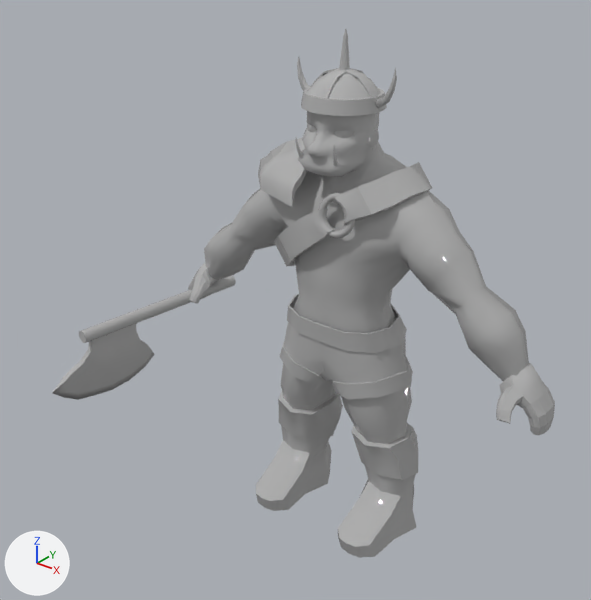
Before and after pictures for a commit that changed the FBX model 졸업 작품 모델링/작업/애니메이션 작업/오크 전사 걷기.fbx.
Before and after are seen from a camera (50 mm lens) standing at (0.0622, -0.0895, 0.0893) and looking at (-0.0017, -0.0095, 0.0397). The axes (+X, +Y, +Z) are drawn at lower left. The lights are the same throughout. Where no turn or scale is listed for an object, it has been applied to the vertices. Vertices at the same position are counted once.
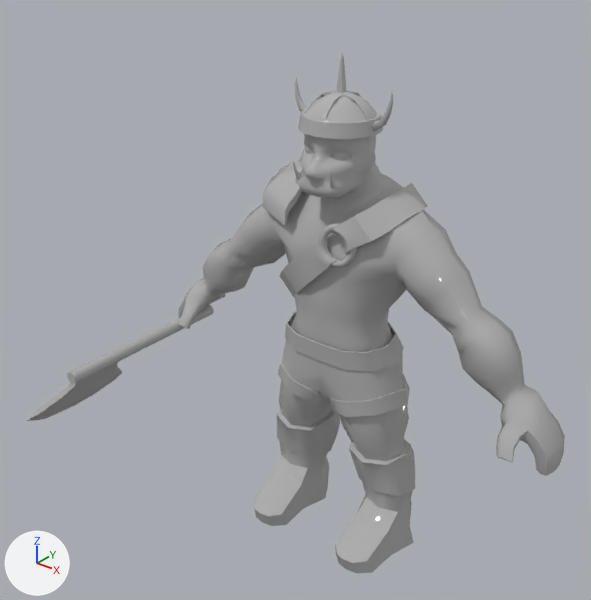
Where the newer file only moved an object's origin or applied its transform, the numbers keep the older frame.

What differs and where, as boxes (x1, y1, x2, y2) in the pictures (591 x 600 px; the box of a moved part takes in the faces that stretch with it):
'Object001', reshaped, moved (17% shorter): before (188, 29, 555, 558); after (178, 134, 565, 573)
'Object002', reshaped, moved, turned: before (258, 138, 432, 266); after (279, 182, 428, 298)
'Cylinder001', reshaped: before (52, 276, 236, 400); after (27, 304, 214, 421)
'Object003', added: after (295, 54, 393, 139)
'Object004', added: after (263, 159, 302, 225)
part 1 of me_mesh_002, moved or reshaped: before (274, 162, 432, 266); after (279, 182, 428, 298)
part 2 of me_mesh_002, moved or reshaped: before (318, 193, 356, 238); after (319, 223, 356, 268)
part 3 of me_mesh_002, deleted: before (258, 138, 307, 207)
part 5 of me_mesh, deleted: before (301, 72, 387, 116)
part 6 of me_mesh, deleted: before (313, 68, 378, 98)
part 7 of me_mesh, deleted: before (339, 29, 350, 70)
part 8 of me_mesh, deleted: before (297, 57, 311, 91)
part 9 of me_mesh, deleted: before (376, 68, 397, 108)
part 10 of me_mesh, moved or reshaped: before (458, 286, 555, 435); after (453, 307, 565, 476)
part 11 of me_mesh, moved or reshaped: before (188, 223, 255, 303); after (178, 238, 254, 329)

What changed in the scene script:
```text
Change me_mesh_001:
    where me_mesh_001.from_pydata(...)  # 180 vertices, 352 faces; spans x -0.0055..0.001, y -0.0353..0.0001, z -0.0124..0.001
    remove me_mesh_001.materials.append(mat_material__26_003)  # grey #b2b2b2
    me_mesh_001 part 4: the whole mesh is multiplied about its middle by the matrix ((0.883, -0.104, 0.457), (0.118, 0.993, -0.002), (-0.454, 0.055, 0.889)), then moved by (-0.003, -0.0036, -0.0044)
    add me_mesh_001.materials.append(mat_material__26_001)  # grey #b2b2b2
Change me_mesh:
    remove me_mesh.from_pydata(...)  # 2428 vertices, 4633 faces; spans x -0.0324..0.0324, y -0.01..0.0082, z -0.0005..0.0752
    add me_mesh.from_pydata(...)  # 2122 vertices, 4131 faces; spans x -0.0345..0.0345, y -0.01..0.0082, z -0.0005..0.0689
    me_mesh part 5: the loose piece of 144 vertices spanning x -0.0055..0.0055, y -0.0073..0.0039, z 0.0654..0.07 is deleted
    me_mesh part 6: the loose piece of 77 vertices spanning x -0.005..0.005, y -0.0066..0.0033, z 0.067..0.0702 is deleted
    me_mesh part 7: the loose piece of 41 vertices spanning x -0.0007..0.0007, y -0.0024..-0.001, z 0.0701..0.0752 is deleted
    me_mesh part 8: the loose piece of 37 vertices spanning x -0.0078..-0.0052, y -0.0022..-0.0009, z 0.0657..0.0712 is deleted
    me_mesh part 9: the loose piece of 37 vertices spanning x 0.0052..0.0078, y -0.0022..-0.0009, z 0.0657..0.0712 is deleted
    me_mesh part 10: 14 vertices moved from x 0.0206..0.027, y -0.0033..0.0048, z 0.0339..0.0419 to x 0.0192..0.03, y -0.0027..0.0042, z 0.0307..0.043; 110 vertices removed from x 0.0239..0.0324, y -0.0044..0.0041, z 0.027..0.0367; 125 vertices added at x 0.02..0.0345, y -0.0052..0.0048, z 0.0248..0.0418
    me_mesh part 11: 14 vertices moved from x -0.027..-0.0206, y -0.0033..0.0048, z 0.0339..0.0419 to x -0.03..-0.0192, y -0.0027..0.0042, z 0.0307..0.043; 110 vertices removed from x -0.0324..-0.0239, y -0.0044..0.0041, z 0.027..0.0367; 125 vertices added at x -0.0345..-0.02, y -0.0052..0.0048, z 0.0248..0.0418
Change me_mesh_002:
    where me_mesh_002.from_pydata(...)  # 692 vertices, 704 faces; spans x -0.77..0.9, y -1.09..0.97, z -1.34..1.28
    used by ob_object002; location = (-0.0026, 0.0011, 0.0504); rotation_euler = (1.481, -0.0717, -1.609), in degrees (85, -4.1, -92); scale = (0.01, 0.01, 0.01)
    remove me_mesh_002.materials.append(mat_material__26_003)  # grey #b2b2b2
    me_mesh_002 part 1: the loose piece of 360 vertices spanning x -0.77..0.82, y -1.09..0.86, z -1.34..0.8 is moved by (-0.15, 4.9, 0.24), in mat_material__26_001 (grey #b2b2b2)
    me_mesh_002 part 2: the loose piece of 288 vertices spanning x 0.63..0.79, y -0.13..0.47, z -0.82..-0.22 is moved by (-0.15, 4.9, 0.24), in mat_material__26_001 (grey #b2b2b2)
    me_mesh_002 part 3: the loose piece of 44 vertices spanning x -0.68..0.9, y 0.12..0.97, z 0.11..1.28 is deleted
    add me_mesh_002.materials.append(mat_material__26_001)  # grey #b2b2b2
Change ob_object001:
    ob_object001.location: (0.0, 0.0, 0.0) -> (0.0, -0.0005, -0.0028)
Change ob_object002:
    ob_object002.location: (-0.0026, 0.0011, 0.0504) -> (0.0, -0.0005, -0.0028)
    ob_object002.rotation_euler: (1.481, -0.0717, -1.609) -> (1.571, 0.0, -1.571)  # degrees (85, -4.1, -92) -> degrees (90, 0, -90)
Add ob_object004:
    ob_object004 = bpy.data.objects.new('Object004', me_mesh_002_1)  # 44 vertices, 56 faces; spans x -0.0158..-0.0038, y -0.0061..0.0097, z 0.0516..0.0599; in mat_material__26_001 (grey #b2b2b2)
    ob_object004.location = (0.0, -0.0005, -0.0028)
Add ob_object003:
    ob_object003 = bpy.data.objects.new('Object003', me_mesh_003)  # 340 vertices, 589 faces; spans x -0.0078..0.0078, y -0.0073..0.0039, z 0.0654..0.0749; in mat_material__26_001 (grey #b2b2b2)
    ob_object003.location = (0.0, -0.0005, -0.0028)
```
